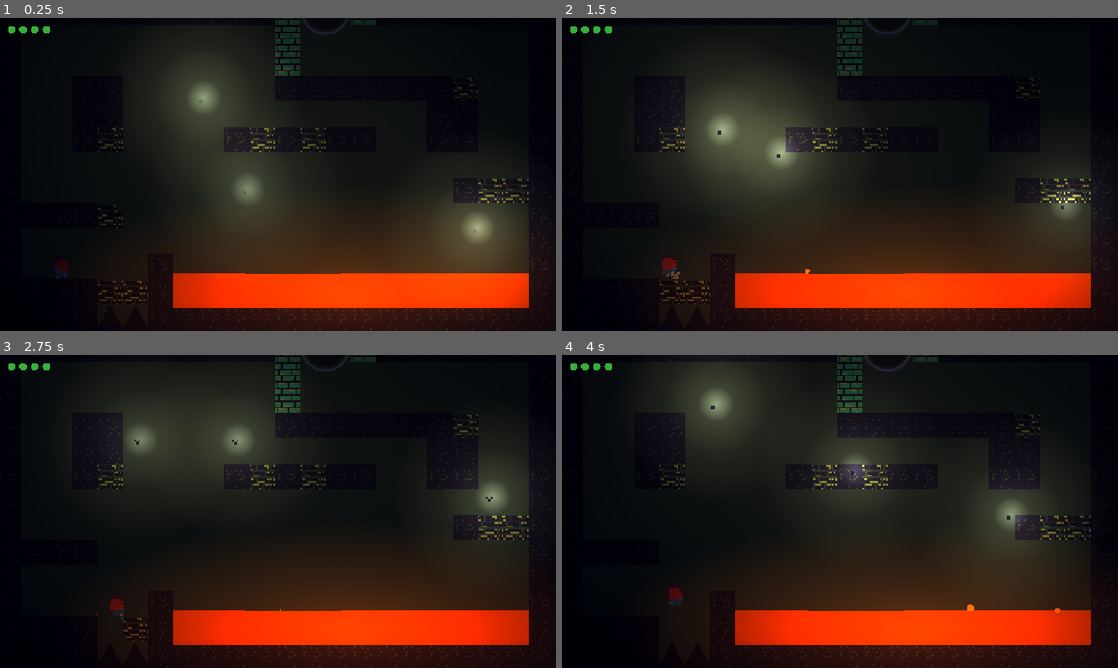
Above: before the commit, frames 1-4 (two rows, left to right).
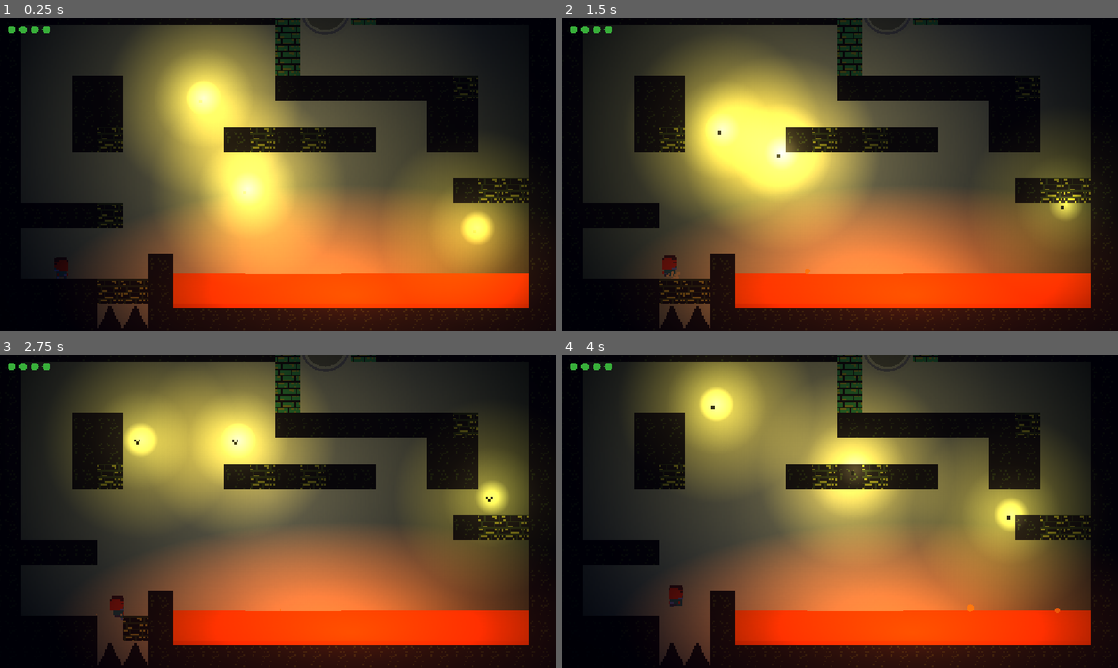
Above: after the commit, the same moments.

Repository: rafaeumesmo/ELLI-game
Game: Godot game, scene res://mapa_01.tscn
The game is run twice, just before and just after one commit, with the same random seed, the same clock (stepped at 60 frames per second) and the same inputs. This scene is started directly instead of the project's main scene.
Inputs (mouse positions are in pixels of both pictures, inside the frame that each line leads up to):
- Up to frame 1 (0.25 s): no input
- Up to frame 2 (1.5 s): move the mouse to (962, 158) at 0.52 s; hold D (move_right) 0.53-1.28 s; tap Shift (dash) at 0.6 s; tap Space (jump) at 0.77 s; move the mouse to (728, 190) at 1.27 s; hold A (move_left) from 1.28 s (still down); tap E (interagir) at 1.35 s
- Up to frame 3 (2.75 s): tap Space (jump) at 1.52 s; move the mouse to (333, 442) at 2.02 s; release A (move_left) at 2.03 s; hold D (move_right) from 2.03 s (still down); tap K (shoot) at 2.1 s
- Up to frame 4 (4 s): move the mouse to (812, 574) at 2.77 s; tap Shift (dash) at 2.85 s; tap Space (jump) at 3.02, 3.77 s; move the mouse to (1006, 558) at 3.52 s; release D (move_right) at 3.53 s; hold A (move_left) from 3.53 s (still down); hold E (interagir) from 3.53 s (still down)

The runs differ from the first frame. In frame 1, 50% of the frame differs, in the area x 10-96%, y 0-100%; in frame 2, 53%; in frame 3, 54%, in the area x 8-96%, y 0-100%; in frame 4, 53%.

Commit message:
Deixa os vagalumes ambiente amarelados igual o VagalumeGuia
- Vagalume.tscn/vagalume.gd: cor_luz padrão, Halo/Core e tingimento do
  sprite (Corpo) na mesma paleta dourada (#FFD023) do vagalume-guia --
  afeta todas as instâncias em mapa_01-05 de uma vez, por ser cena
  compartilhada
- Inclui o resave do editor em mapa_01.tscn (reordenação de sub_resource
  + unique_id nos nós de escurecimento, sem mudança funcional)

Diff:
--- a/Environment/Vagalume.tscn
+++ b/Environment/Vagalume.tscn
@@ -39,7 +39,7 @@
 
 [node name="Halo" type="PointLight2D" parent="."]
 texture_filter = 1
-color = Color(1, 0.8509804, 0.5411765, 1)
+color = Color(1, 0.8156863, 0.13725491, 1)
 energy = 0.0
 blend_mode = 0
 shadow_enabled = false
@@ -48,7 +48,7 @@
 
 [node name="Core" type="PointLight2D" parent="."]
 texture_filter = 1
-color = Color(1, 0.9529412, 0.76862746, 1)
+color = Color(1, 0.9137255, 0.30980393, 1)
 energy = 0.0
 blend_mode = 0
 shadow_enabled = false
@@ -57,5 +57,6 @@
 
 [node name="Corpo" type="AnimatedSprite2D" parent="."]
 light_mask = 0
+modulate = Color(1.3, 1.05, 0.4, 1)
 sprite_frames = SubResource("SpriteFrames_vagalume")
 animation = &"voar"
--- a/Environment/vagalume.gd
+++ b/Environment/vagalume.gd
@@ -16,7 +16,7 @@
 ## Energia base do núcleo (luz pequena e forte, tipo brasa).
 @export var energia_core: float = 2.0
 ## Cor do halo. O núcleo fica sempre num branco-quente fixo.
-@export var cor_luz: Color = Color("#FFD98A"):
+@export var cor_luz: Color = Color("#FFD023"):
 	set(v):
 		cor_luz = v
 		if _halo != null:
--- a/mapa_01.tscn
+++ b/mapa_01.tscn
@@ -12,6 +12,12 @@
 [ext_resource type="PackedScene" uid="uid://ck4l3vm43pipc" path="res://Player/Player.tscn" id="20_player"]
 [ext_resource type="PackedScene" uid="uid://de8utfkx51gq2" path="res://UI/DeathMenu.tscn" id="21_deathmenu"]
 [ext_resource type="PackedScene" path="res://UI/HealthBar.tscn" id="22_healthbar"]
+
+[sub_resource type="Environment" id="Environment_escuro"]
+background_mode = 3
+glow_enabled = true
+glow_bloom = 0.1
+glow_hdr_threshold = 0.9
 
 [sub_resource type="RectangleShape2D" id="RectangleShape2D_lava_trigger"]
 size = Vector2(223.83563, 21.23288)
@@ -33,20 +39,14 @@
 fill_from = Vector2(0.5, 0.5)
 fill_to = Vector2(1, 0.5)
 
-[sub_resource type="Environment" id="Environment_escuro"]
-background_mode = 3
-glow_enabled = true
-glow_bloom = 0.1
-glow_hdr_threshold = 0.9
-
 [node name="Mapa01" type="Sprite2D" unique_id=1681206707]
 position = Vector2(580, 326)
 scale = Vector2(3.65, 3.65)
 
-[node name="CanvasModulate" type="CanvasModulate" parent="."]
+[node name="CanvasModulate" type="CanvasModulate" parent="." unique_id=1383747231]
 color = Color(0.12549, 0.141176, 0.227451, 1)
 
-[node name="WorldEnvironment" type="WorldEnvironment" parent="."]
+[node name="WorldEnvironment" type="WorldEnvironment" parent="." unique_id=213981649]
 environment = SubResource("Environment_escuro")
 
 [node name="Player" parent="." unique_id=805600247 instance=ExtResource("20_player")]
@@ -100,7 +100,6 @@
 z_as_relative = false
 
 [node name="BrilhoFundo" type="Sprite2D" parent="Cenario" unique_id=1800000002]
-visible = false
 z_index = 1
 material = SubResource("CanvasItemMaterial_brilho")
 position = Vector2(-3.6986086, -10.684929)
